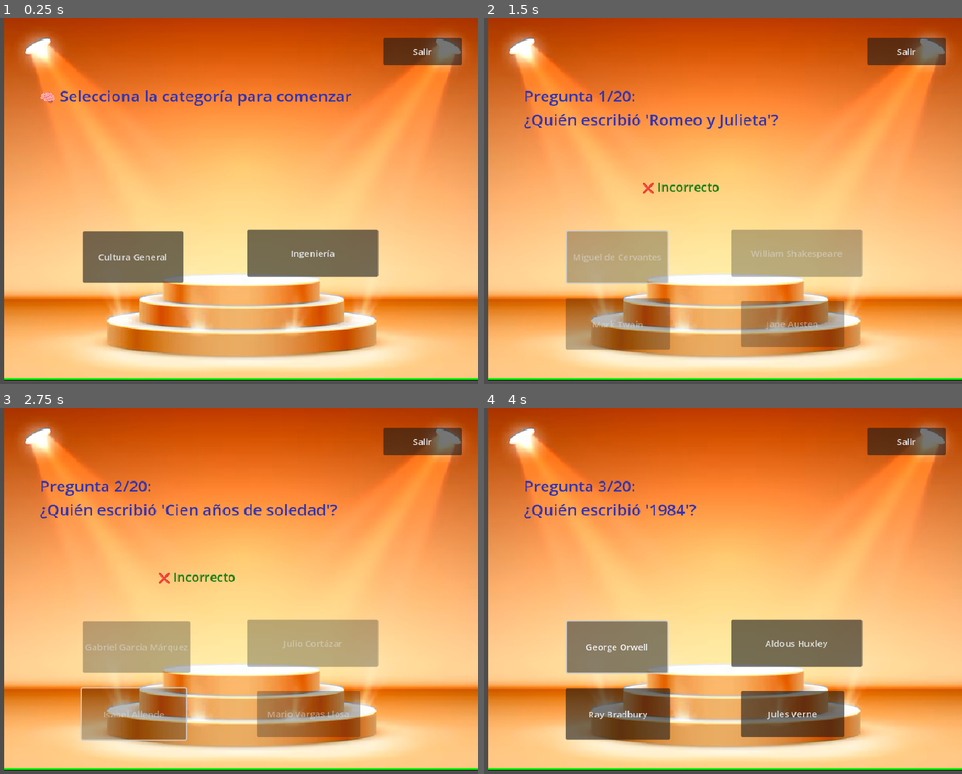
Above: before the commit, frames 1-4 (two rows, left to right).
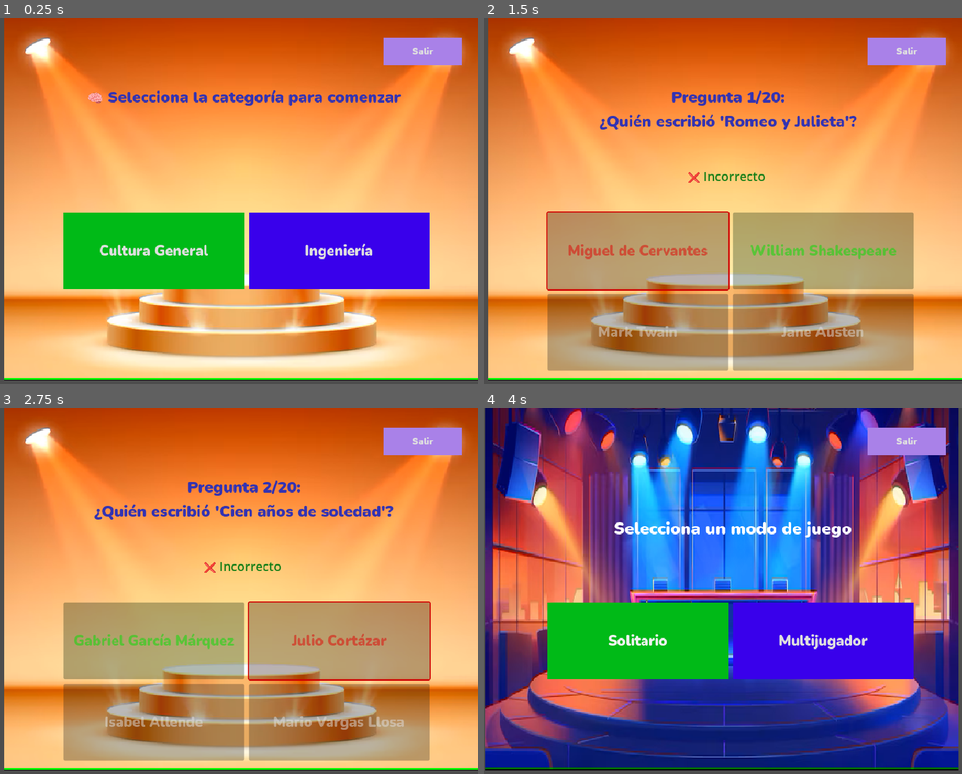
Above: after the commit, the same moments.

Repository: ElJDragon/practicaExamen
Game: Godot game, scene res://trivia_solitario.tscn
The game is run twice, just before and just after one commit, with the same random seed, the same clock (stepped at 60 frames per second) and the same inputs. This scene is started directly instead of the project's main scene.
Inputs:
- Up to frame 1 (0.25 s): no input
- Up to frame 2 (1.5 s): click "Cultura General" at 0.5 s; click "Miguel de Cervantes" at 1.25 s
- Up to frame 3 (2.75 s): tap Enter (ui_accept) at 2, 2.27, 2.3, 2.57 s; hold Right (move_right) from 2.03 s (still down); hold E from 2.03 s (still down)
- Up to frame 4 (4 s): release Right (move_right) at 2.78 s; release E at 2.78 s; hold Down (ui_down) 2.78-3.53 s; tap Enter (ui_accept) at 2.85, 3.02, 3.32, 3.5, 3.8 s; tap E at 3.05 s; hold Right (move_right) from 3.53 s (still down); hold Space (shoot) from 3.53 s (still down)

The runs differ from the first frame. In frame 1, 18% of the frame differs, in the area x 8-97%, y 5-75%; in frame 2, 25%; in frame 3, 25%; in frame 4, 98%, in the area x 0-100%, y 0-100%.

Commit message:
Cambios en los botones de la trivia

Diff:
--- /dev/null
+++ b/2/icon.svg
@@ -0,0 +1 @@
+<svg xmlns="http://www.w3.org/2000/svg" width="128" height="128"><rect width="124" height="124" x="2" y="2" fill="#363d52" stroke="#212532" stroke-width="4" rx="14"/><g fill="#fff" transform="translate(12.322 12.322)scale(.101)"><path d="M105 673v33q407 354 814 0v-33z"/><path fill="#478cbf" d="m105 673 152 14q12 1 15 14l4 67 132 10 8-61q2-11 15-15h162q13 4 15 15l8 61 132-10 4-67q3-13 15-14l152-14V427q30-39 56-81-35-59-83-108-43 20-82 47-40-37-88-64 7-51 8-102-59-28-123-42-26 43-46 89-49-7-98 0-20-46-46-89-64 14-123 42 1 51 8 102-48 27-88 64-39-27-82-47-48 49-83 108 26 42 56 81zm0 33v39c0 276 813 276 814 0v-39l-134 12-5 69q-2 10-14 13l-162 11q-12 0-16-11l-10-65H446l-10 65q-4 11-16 11l-162-11q-12-3-14-13l-5-69z"/><path d="M483 600c0 34 58 34 58 0v-86c0-34-58-34-58 0z"/><circle cx="725" cy="526" r="90"/><circle cx="299" cy="526" r="90"/></g><g fill="#414042" transform="translate(12.322 12.322)scale(.101)"><circle cx="307" cy="532" r="60"/><circle cx="717" cy="532" r="60"/></g></svg>
--- /dev/null
+++ b/2/project.godot
@@ -0,0 +1,15 @@
+; Engine configuration file.
+; It's best edited using the editor UI and not directly,
+; since the parameters that go here are not all obvious.
+;
+; Format:
+;   [section] ; section goes between []
+;   param=value ; assign values to parameters
+
+config_version=5
+
+[application]
+
+config/name="2"
+config/features=PackedStringArray("4.4", "Forward Plus")
+config/icon="res://icon.svg"
--- a/trivia.gd
+++ b/trivia.gd
@@ -5,7 +5,7 @@
  # Este script debe extender Control para usar la notación $ y get_tree()
 extends Control
 func _ready():
-	$Label.text = "Selecciona el modo de juego"
+	$Label.text = "Selecciona un modo de juego"
 	$Boton0.text = "Solitario"
 	$Boton1.text = "Multijugador"
 	$Boton4.text = "Salir"
--- a/trivia.tscn
+++ b/trivia.tscn
@@ -1,9 +1,32 @@
-[gd_scene load_steps=5 format=3 uid="uid://bpin6hrodk3x0"]
+[gd_scene load_steps=12 format=3 uid="uid://bpin6hrodk3x0"]
 
 [ext_resource type="Script" uid="uid://tg6xqcfj5i48" path="res://trivia.gd" id="1_m543f"]
 [ext_resource type="AudioStream" uid="uid://dybpy5nk8qjla" path="res://assets/trivia_song.ogg" id="2_n08wf"]
 [ext_resource type="Texture2D" uid="uid://fen2pocq8dyu" path="res://assets/escenario-luz-azul.png" id="2_p4vtr"]
+[ext_resource type="FontFile" uid="uid://r5e164404gbt" path="res://fonts/static/Nunito-Black.ttf" id="3_45ufe"]
 [ext_resource type="AudioStream" uid="uid://hm0t8heqj7w2" path="res://assets/Sk1.mp3" id="3_muwiu"]
+
+[sub_resource type="StyleBoxFlat" id="StyleBoxFlat_1pvm4"]
+content_margin_left = 8.0
+content_margin_top = 8.0
+content_margin_right = 8.0
+content_margin_bottom = 8.0
+bg_color = Color(0, 0.729412, 0.0901961, 1)
+
+[sub_resource type="StyleBoxFlat" id="StyleBoxFlat_3sqw1"]
+bg_color = Color(0, 0.727768, 0.0893875, 1)
+
+[sub_resource type="StyleBoxFlat" id="StyleBoxFlat_ubjj7"]
+bg_color = Color(0.223529, 0, 0.921569, 1)
+
+[sub_resource type="StyleBoxFlat" id="StyleBoxFlat_y30uc"]
+bg_color = Color(0.223529, 0, 0.921569, 1)
+
+[sub_resource type="StyleBoxFlat" id="StyleBoxFlat_8qgrx"]
+bg_color = Color(0.662745, 0.505882, 0.909804, 1)
+
+[sub_resource type="StyleBoxFlat" id="StyleBoxFlat_olta7"]
+bg_color = Color(0.662745, 0.505882, 0.909804, 1)
 
 [node name="Control" type="Control"]
 layout_mode = 3
@@ -21,43 +44,51 @@
 texture = ExtResource("2_p4vtr")
 
 [node name="Label" type="Label" parent="."]
+layout_mode = 0
+offset_left = 152.0
+offset_top = 192.0
+offset_right = 728.0
+offset_bottom = 339.0
+theme_override_fonts/font = ExtResource("3_45ufe")
+theme_override_font_sizes/font_size = 30
+horizontal_alignment = 1
+autowrap_mode = 3
+
+[node name="Boton0" type="Button" parent="."]
 layout_mode = 1
 anchors_preset = -1
-anchor_right = 1.0
-offset_left = 163.0
-offset_top = 131.0
-offset_right = -136.0
-offset_bottom = 290.0
-grow_horizontal = 2
-
-[node name="Boton0" type="Button" parent="."]
-layout_mode = 0
-offset_left = 242.0
-offset_top = 318.0
-offset_right = 383.0
-offset_bottom = 423.0
-autowrap_mode = 2
+anchor_bottom = 0.006
+offset_left = 112.0
+offset_top = 344.0
+offset_right = 432.0
+offset_bottom = 476.112
+theme_override_fonts/font = ExtResource("3_45ufe")
+theme_override_font_sizes/font_size = 25
+theme_override_styles/hover = SubResource("StyleBoxFlat_1pvm4")
+theme_override_styles/normal = SubResource("StyleBoxFlat_3sqw1")
+autowrap_mode = 3
 
 [node name="Boton1" type="Button" parent="."]
 layout_mode = 0
-offset_left = 495.0
-offset_top = 315.0
-offset_right = 636.0
-offset_bottom = 419.0
-autowrap_mode = 2
+offset_left = 440.0
+offset_top = 344.0
+offset_right = 760.0
+offset_bottom = 480.0
+theme_override_fonts/font = ExtResource("3_45ufe")
+theme_override_font_sizes/font_size = 25
+theme_override_styles/hover = SubResource("StyleBoxFlat_ubjj7")
+theme_override_styles/normal = SubResource("StyleBoxFlat_y30uc")
+autowrap_mode = 3
 
 [node name="Boton4" type="Button" parent="."]
-layout_mode = 1
-anchors_preset = -1
-anchor_left = 0.059
-anchor_top = 0.032
-anchor_right = 0.059
-anchor_bottom = 0.032
-offset_left = 632.086
-offset_top = 0.264
-offset_right = 773.086
-offset_bottom = 102.264
-autowrap_mode = 2
+layout_mode = 0
+offset_left = 678.0
+offset_top = 35.0
+offset_right = 817.0
+offset_bottom = 83.0
+theme_override_fonts/font = ExtResource("3_45ufe")
+theme_override_styles/hover = SubResource("StyleBoxFlat_8qgrx")
+theme_override_styles/normal = SubResource("StyleBoxFlat_olta7")
 
 [node name="AudioStreamPlayer2D" type="AudioStreamPlayer2D" parent="."]
 stream = ExtResource("2_n08wf")
--- a/trivia_solitario.gd
+++ b/trivia_solitario.gd
@@ -207,15 +207,38 @@
 func verificar_respuesta(indice):
 	for i in range(4):
 		get_node("Boton%d" % i).disabled = true
+
+	# Guardar colores originales usando modulate
+	var colores_originales = []
+	for i in range(4):
+		var boton = get_node("Boton%d" % i)
+		colores_originales.append(boton.modulate)
+
+	# Verificar respuesta
 	if indice == pregunta_actual["correcta"]:
 		puntaje += 1
 		$Mensaje.text = "✅ ¡Correcto!"
 		reproducir_audio_correct()
+		get_node("Boton%d" % indice).modulate = Color(0, 1, 0)  # Verde
 	else:
 		$Mensaje.text = "❌ Incorrecto"
 		reproducir_audio_error()
+		get_node("Boton%d" % indice).modulate = Color(1, 0, 0)  # Rojo
+		get_node("Boton%d" % pregunta_actual["correcta"]).modulate = Color(0, 1, 0)
+
 	await get_tree().create_timer(1.2).timeout
+
+	# Restaurar colores originales
+	for i in range(4):
+		var boton = get_node("Boton%d" % i)
+		boton.modulate = colores_originales[i]
+		boton.disabled = false
+
 	mostrar_pregunta_aleatoria()
+
+
+
+
 
 func mostrar_resultado():
 	if puntaje > puntaje_maximo:
--- a/trivia_solitario.tscn
+++ b/trivia_solitario.tscn
@@ -1,10 +1,51 @@
-[gd_scene load_steps=6 format=3 uid="uid://bnpgytgqfajrs"]
+[gd_scene load_steps=19 format=3 uid="uid://bnpgytgqfajrs"]
 
 [ext_resource type="Script" uid="uid://dexodb4rs5h2n" path="res://trivia_solitario.gd" id="1_mxdw0"]
 [ext_resource type="Texture2D" uid="uid://cklobq7cnwd8p" path="res://assets/podio-escenario.png" id="2_hpyik"]
+[ext_resource type="FontFile" uid="uid://r5e164404gbt" path="res://fonts/static/Nunito-Black.ttf" id="3_1pvm4"]
 [ext_resource type="AudioStream" uid="uid://negcxorfx4db" path="res://assets/jajas.ogg" id="3_3sqw1"]
 [ext_resource type="AudioStream" uid="uid://dybpy5nk8qjla" path="res://assets/trivia_song.ogg" id="4_012mi"]
 [ext_resource type="AudioStream" uid="uid://bf5rpjky5g2pl" path="res://assets/Error.ogg" id="5_3sqw1"]
+
+[sub_resource type="StyleBoxFlat" id="StyleBoxFlat_1pvm4"]
+content_margin_left = 8.0
+content_margin_top = 8.0
+content_margin_right = 8.0
+content_margin_bottom = 8.0
+bg_color = Color(0, 0.729412, 0.0901961, 1)
+
+[sub_resource type="StyleBoxFlat" id="StyleBoxFlat_3sqw1"]
+bg_color = Color(0, 0.727768, 0.0893875, 1)
+
+[sub_resource type="StyleBoxFlat" id="StyleBoxFlat_ubjj7"]
+bg_color = Color(0.223529, 0, 0.921569, 1)
+
+[sub_resource type="StyleBoxFlat" id="StyleBoxFlat_y30uc"]
+bg_color = Color(0.223529, 0, 0.921569, 1)
+
+[sub_resource type="StyleBoxFlat" id="StyleBoxFlat_bt4b1"]
+bg_color = Color(0.933333, 0, 0.301961, 1)
+
+[sub_resource type="StyleBoxFlat" id="StyleBoxFlat_oetkc"]
+bg_color = Color(0.933333, 0, 0.301961, 1)
+
+[sub_resource type="StyleBoxFlat" id="StyleBoxFlat_n35mp"]
+bg_color = Color(0.788235, 0.815686, 0.0784314, 1)
+
+[sub_resource type="StyleBoxFlat" id="StyleBoxFlat_21bpf"]
+bg_color = Color(0.788235, 0.815686, 0.0784314, 1)
+
+[sub_resource type="StyleBoxFlat" id="StyleBoxFlat_8qgrx"]
+bg_color = Color(0.662745, 0.505882, 0.909804, 1)
+
+[sub_resource type="StyleBoxFlat" id="StyleBoxFlat_olta7"]
+bg_color = Color(0.662745, 0.505882, 0.909804, 1)
+
+[sub_resource type="StyleBoxFlat" id="StyleBoxFlat_y7o4n"]
+bg_color = Color(0.662745, 0.505882, 0.909804, 1)
+
+[sub_resource type="StyleBoxFlat" id="StyleBoxFlat_r0hdx"]
+bg_color = Color(0.662305, 0.504238, 0.909281, 1)
 
 [node name="TriviaSolitario" type="Control"]
 layout_mode = 3
@@ -25,40 +66,63 @@
 
 [node name="Label" type="Label" parent="."]
 layout_mode = 0
-offset_left = 70.0
-offset_top = 118.0
-offset_right = 516.0
-offset_bottom = 265.0
+offset_left = 144.0
+offset_top = 120.0
+offset_right = 720.0
+offset_bottom = 267.0
+theme_override_fonts/font = ExtResource("3_1pvm4")
+horizontal_alignment = 1
+autowrap_mode = 3
 
 [node name="Boton0" type="Button" parent="."]
 layout_mode = 1
 anchors_preset = -1
 anchor_bottom = 0.006
-offset_left = 146.0
-offset_top = 377.0
-offset_right = 324.0
-offset_bottom = 464.112
+offset_left = 112.0
+offset_top = 344.0
+offset_right = 432.0
+offset_bottom = 476.112
+theme_override_fonts/font = ExtResource("3_1pvm4")
+theme_override_font_sizes/font_size = 25
+theme_override_styles/hover = SubResource("StyleBoxFlat_1pvm4")
+theme_override_styles/normal = SubResource("StyleBoxFlat_3sqw1")
+autowrap_mode = 3
 
 [node name="Boton1" type="Button" parent="."]
 layout_mode = 0
-offset_left = 437.0
-offset_top = 374.0
-offset_right = 669.0
-offset_bottom = 458.0
+offset_left = 440.0
+offset_top = 344.0
+offset_right = 760.0
+offset_bottom = 480.0
+theme_override_fonts/font = ExtResource("3_1pvm4")
+theme_override_font_sizes/font_size = 25
+theme_override_styles/hover = SubResource("StyleBoxFlat_ubjj7")
+theme_override_styles/normal = SubResource("StyleBoxFlat_y30uc")
+autowrap_mode = 3
 
 [node name="Boton2" type="Button" parent="."]
 layout_mode = 0
-offset_left = 144.0
-offset_top = 496.0
-offset_right = 329.0
-offset_bottom = 587.0
+offset_left = 112.0
+offset_top = 488.0
+offset_right = 432.0
+offset_bottom = 624.0
+theme_override_fonts/font = ExtResource("3_1pvm4")
+theme_override_font_sizes/font_size = 25
+theme_override_styles/hover = SubResource("StyleBoxFlat_bt4b1")
+theme_override_styles/normal = SubResource("StyleBoxFlat_oetkc")
+autowrap_mode = 3
 
 [node name="Boton3" type="Button" parent="."]
 layout_mode = 0
-offset_left = 454.0
-offset_top = 500.0
-offset_right = 637.0
-offset_bottom = 582.0
+offset_left = 440.0
+offset_top = 488.0
+offset_right = 760.0
+offset_bottom = 624.0
+theme_override_fonts/font = ExtResource("3_1pvm4")
+theme_override_font_sizes/font_size = 25
+theme_override_styles/hover = SubResource("StyleBoxFlat_n35mp")
+theme_override_styles/normal = SubResource("StyleBoxFlat_21bpf")
+autowrap_mode = 3
 
 [node name="Boton4" type="Button" parent="."]
 layout_mode = 0
@@ -66,6 +130,9 @@
 offset_top = 35.0
 offset_right = 817.0
 offset_bottom = 83.0
+theme_override_fonts/font = ExtResource("3_1pvm4")
+theme_override_styles/hover = SubResource("StyleBoxFlat_8qgrx")
+theme_override_styles/normal = SubResource("StyleBoxFlat_olta7")
 
 [node name="CorrectAudio" type="AudioStreamPlayer" parent="."]
 stream = ExtResource("3_3sqw1")
@@ -75,17 +142,21 @@
 anchors_preset = -1
 anchor_right = 0.173
 anchor_bottom = 0.213
-offset_left = 279.0
-offset_top = 283.0
-offset_right = 365.642
-offset_bottom = 202.976
+offset_left = 360.0
+offset_top = 264.0
+offset_right = 446.642
+offset_bottom = 183.976
 
 [node name="Boton5" type="Button" parent="."]
 layout_mode = 0
-offset_left = 277.0
-offset_top = 426.0
-offset_right = 513.0
-offset_bottom = 527.0
+offset_left = 320.0
+offset_top = 416.0
+offset_right = 556.0
+offset_bottom = 517.0
+theme_override_fonts/font = ExtResource("3_1pvm4")
+theme_override_font_sizes/font_size = 25
+theme_override_styles/hover = SubResource("StyleBoxFlat_y7o4n")
+theme_override_styles/normal = SubResource("StyleBoxFlat_r0hdx")
 
 [node name="AudioStreamPlayer2D" type="AudioStreamPlayer2D" parent="."]
 stream = ExtResource("4_012mi")
Not shown, added: 2/icon.svg.import
Binary file added: fonts/static/Nunito-Black.ttf
Not shown, added: fonts/static/Nunito-Black.ttf.import
Binary file added: fonts/static/Nunito-BlackItalic.ttf
Not shown, added: fonts/static/Nunito-BlackItalic.ttf.import
Binary file added: fonts/static/Nunito-Bold.ttf
Not shown, added: fonts/static/Nunito-Bold.ttf.import
Binary file added: fonts/static/Nunito-BoldItalic.ttf
Not shown, added: fonts/static/Nunito-BoldItalic.ttf.import
Binary file added: fonts/static/Nunito-ExtraBold.ttf
Not shown, added: fonts/static/Nunito-ExtraBold.ttf.import
Binary file added: fonts/static/Nunito-ExtraBoldItalic.ttf
(and 24 more such lines)
